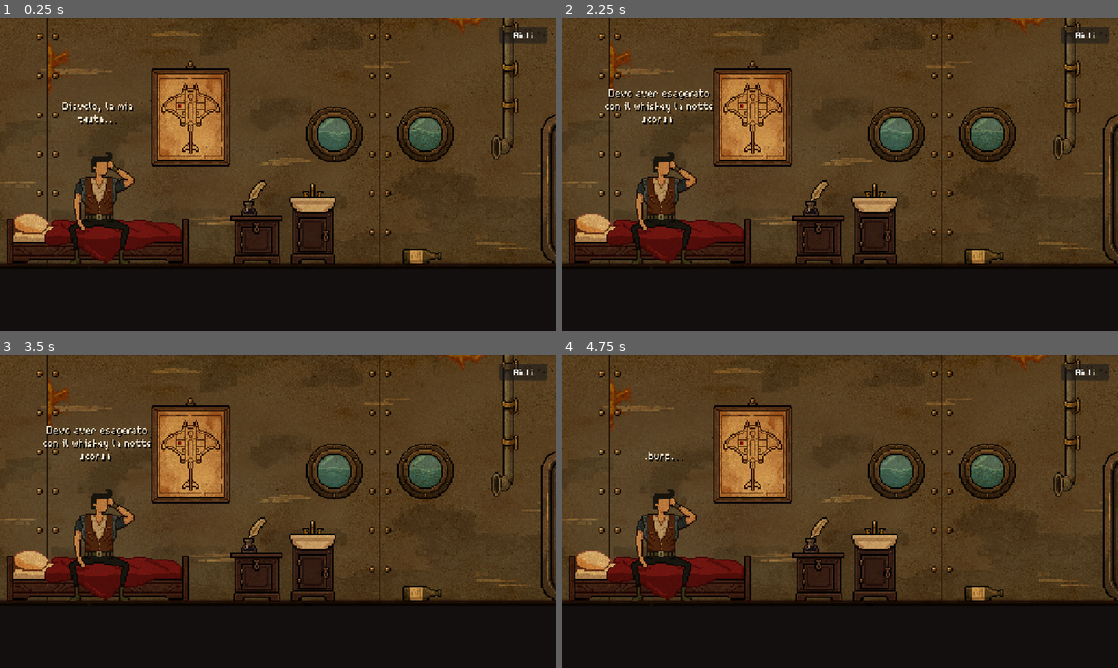
Above: before the commit, frames 1-4 (two rows, left to right).
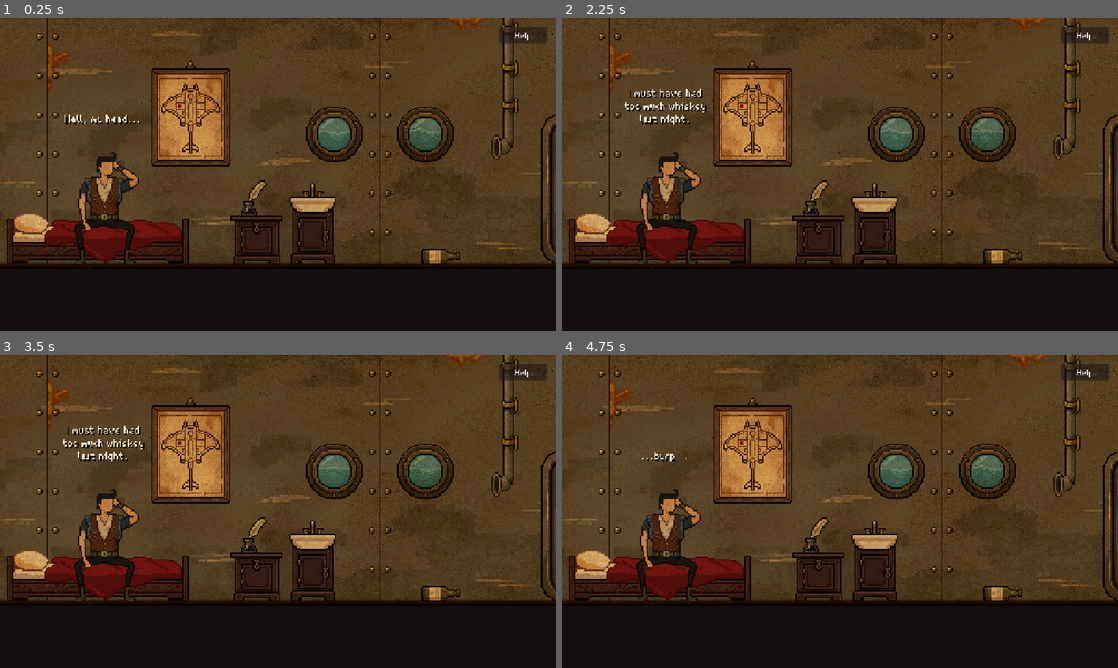
Above: after the commit, the same moments.

Repository: moloclab/1899-steam-and-spirit-godot
Game: Godot game, scene res://scenes/main.tscn
Two runs of this game, one before a commit and one after it. Both use one fixed random seed, a clock stepped at 60 frames per second and the inputs below.
Inputs (mouse positions are in pixels of both pictures, inside the frame that each line leads up to):
- Up to frame 1 (0.25 s): no input
- Up to frame 2 (2.25 s): click "Aiuti" (after the commit: "Help") at 0.5 s; click (945, 287) at 1.25 s, where only the run before the commit has a clickable "Torna al gioco"; tap Enter at 2, 2.1 s; move the mouse to (962, 158) at 2.02 s; hold D from 2.03 s (still down); click (962, 158) at 2.17 s
- Up to frame 3 (3.5 s): move the mouse to (166, 527) at 2.77 s; release D at 2.78 s; tap E at 2.85 s
- Up to frame 4 (4.75 s): tap Space at 3.5 s; move the mouse to (895, 442) at 3.52 s; hold D from 3.53 s (still down); tap Tab at 3.6 s; tap Enter at 4.25, 4.35 s; move the mouse to (812, 574) at 4.27 s; click (812, 574) at 4.42 s

The runs differ from the first frame. In frame 1, 2.3% of the frame differs, in the area x 11-96%, y 4-79%; in frame 2, 2.7%, in the area x 7-96%, y 4-79%; in frame 3, 2.7%; in frame 4, 2.1%.

Commit message:
Impl: inglese come lingua di default

Diff:
--- a/godot/scenes/rooms/ep01_cabin.tscn
+++ b/godot/scenes/rooms/ep01_cabin.tscn
@@ -35,7 +35,7 @@
 width = 500.0
 floor_y = 188.666667
 entries = Dictionary[String, float]({
-"default": 75.0,
+"default": 79.0,
 "from_corridor": 435.0
 })
 
@@ -349,7 +349,7 @@
 centered = false
 
 [node name="bottle" type="Node2D" parent="." unique_id=1581295987]
-position = Vector2(309, 176.66667)
+position = Vector2(325, 176.66667)
 script = ExtResource("collectible_script")
 item_id = "ep01_cabin_bottle"
 pickup_response = "ep01.cabin.bottle.pickup"
@@ -358,5 +358,6 @@
 examine_response = "ep01.cabin.bottle.examine"
 
 [node name="Visual" type="Sprite2D" parent="bottle" unique_id=1610427772]
+position = Vector2(-2, 0)
 texture = ExtResource("bottle_bottle")
 centered = false
--- a/godot/scripts/data/dictionary_catalog.gd
+++ b/godot/scripts/data/dictionary_catalog.gd
@@ -3,7 +3,8 @@
 const Episodes = preload("res://scripts/data/episode_catalog.gd")
 ## La stessa lingua aggiorna dialoghi e controlli già costruiti.
 signal language_changed
-var language := "it":
+## Il gioco parte in inglese; il pannello aiuti consente di passare all'italiano.
+var language := "en":
 	set(value):
 		if language != value:
 			language = value
--- a/godot/tests/vocabulary_test.gd
+++ b/godot/tests/vocabulary_test.gd
@@ -32,9 +32,9 @@
 	game.set_process(false)
 	await process_frame
 	check(not DirAccess.dir_exists_absolute("res://assets/dialogue"), "Cartella originale rinominata")
-	check(game.ui.save_buttons[0].text == "Salva", "UI iniziale italiana")
-	check(game.texts.language == "it" and game.ui.language_button.text == "Lingua: Italiano", "Lingua predefinita italiana")
-	check(has_label(game.ui.help_panel, "COMANDI"), "Titolo aiuti italiano")
+	check(game.ui.save_buttons[0].text == "Save", "UI iniziale inglese")
+	check(game.texts.language == "en" and game.ui.language_button.text == "Language: English", "Lingua predefinita inglese")
+	check(has_label(game.ui.help_panel, "CONTROLS"), "Titolo aiuti inglese")
 	for key in game.texts.entries:
 		var entry: Dictionary = game.texts.entries[key]
 		check(not str(entry.get("it", "")).is_empty() and not str(entry.get("en", "")).is_empty(), "Voce IT/EN completa: " + key)
@@ -43,10 +43,9 @@
 	game.ui._toggle_music()
 	# Il pulsante alterna entrambe le lingue senza cambiare pausa e stato musicale.
 	game.ui.language_button.pressed.emit()
-	check(game.texts.language == "en" and game.ui.language_button.text == "Language: English", "Pulsante lingua inglese")
+	check(game.texts.language == "it" and game.ui.language_button.text == "Lingua: Italiano", "Pulsante lingua italiana")
 	game.ui.language_button.pressed.emit()
-	check(game.texts.language == "it" and game.ui.language_button.text == "Lingua: Italiano", "Pulsante ritorna all'italiano")
-	game.ui.language_button.pressed.emit()
+	check(game.texts.language == "en" and game.ui.language_button.text == "Language: English", "Pulsante ritorna all'inglese")
 	check(game.ui.help_panel.visible, "Cambio lingua conserva il pannello aperto")
 	check(game.ui.save_buttons[0].text == "Save" and game.ui.save_buttons[1].text == "Load", "Pulsanti aiuti inglesi")
 	check(game.ui.help_button.text == "Help" and game.ui.help_close.text == "Back to game", "Apertura e chiusura aiuti inglesi")
Not shown, changed: output/spritefusion/background-room-wall/background-room-wall.af~lock~
